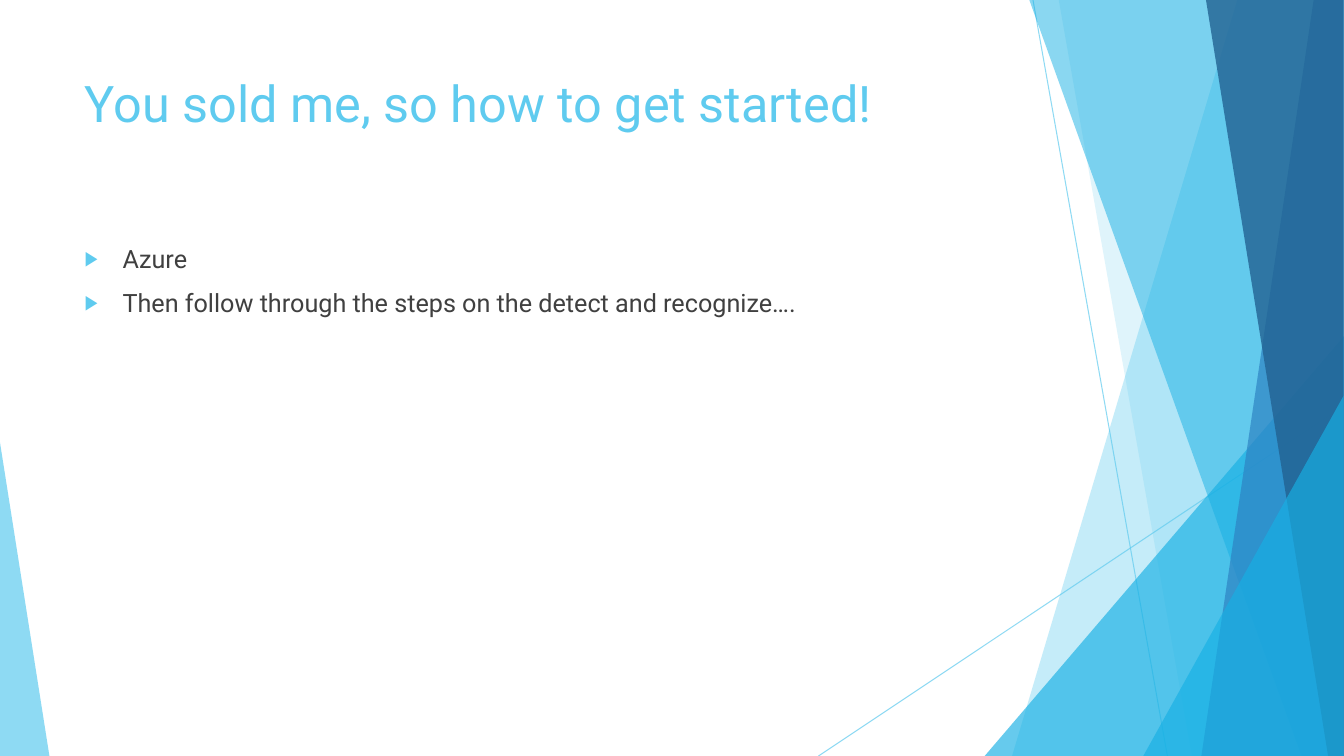
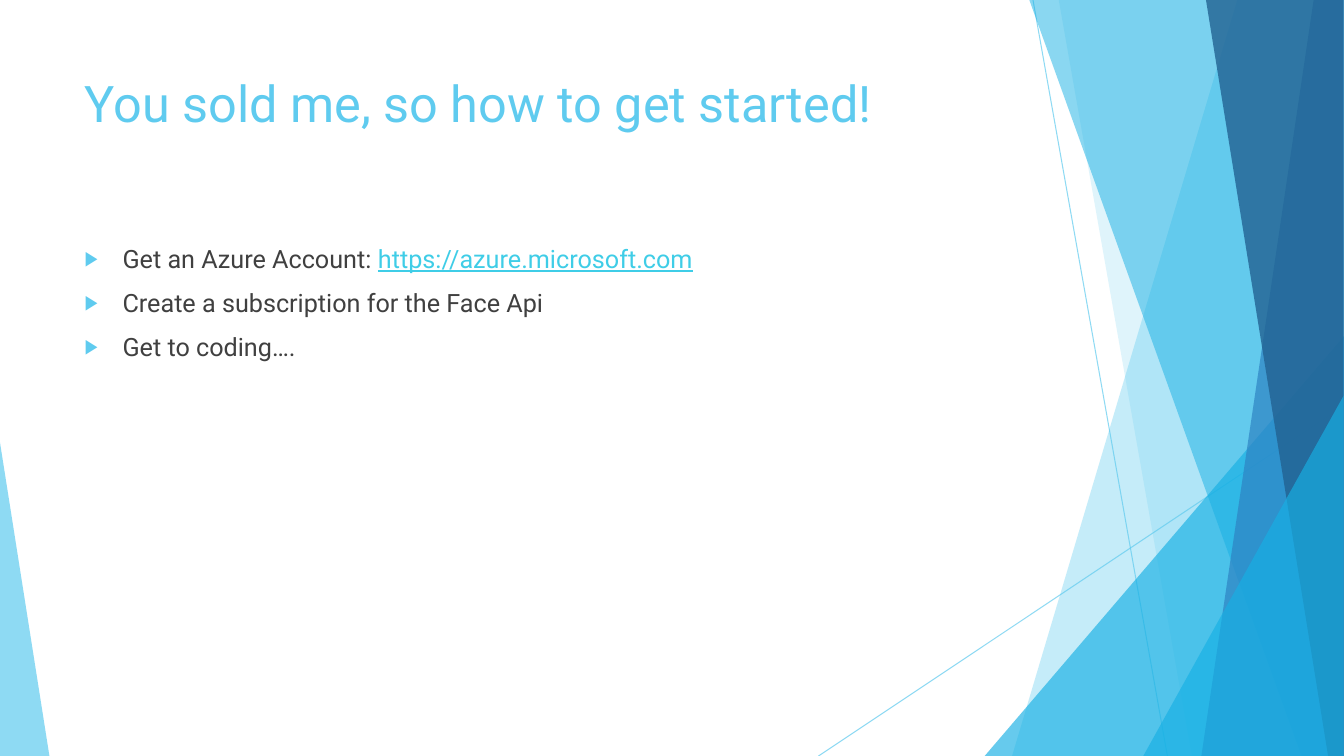
Before and after one commit to pulcher/Robot-Overlord-TV, a slide deck: slide 13 of roltv.pptx (slide 11 before the commit). Drawn at 1344x756 pixels with LibreOffice and Linux fonts; fonts in the diff are those of the drawing. Boxes give left, top, right and bottom in pixels: in the first picture for what was removed or moved away, otherwise in the second. Text is boxed around its words. In the diff, an @@ line names an element or a change of style, - is before the commit and + after.

Commit message:
updated presentation and fixed a problem with the recognition of my face.

```diff
--- a/roltv.pptx
+++ b/roltv.pptx
@@ text at [123, 249, 693, 362]: text changed @@
-▶ Azure
-▶ Then follow through the steps on the detect and recognize….
+▶ Get an Azure Account: https://azure.microsoft.com
+▶ Create a subscription for the Face Api
+▶ Get to coding….
```
Also in this commit, not shown: 2 other slides changed, 3 slides added, 1 slide removed, 1 other file.
